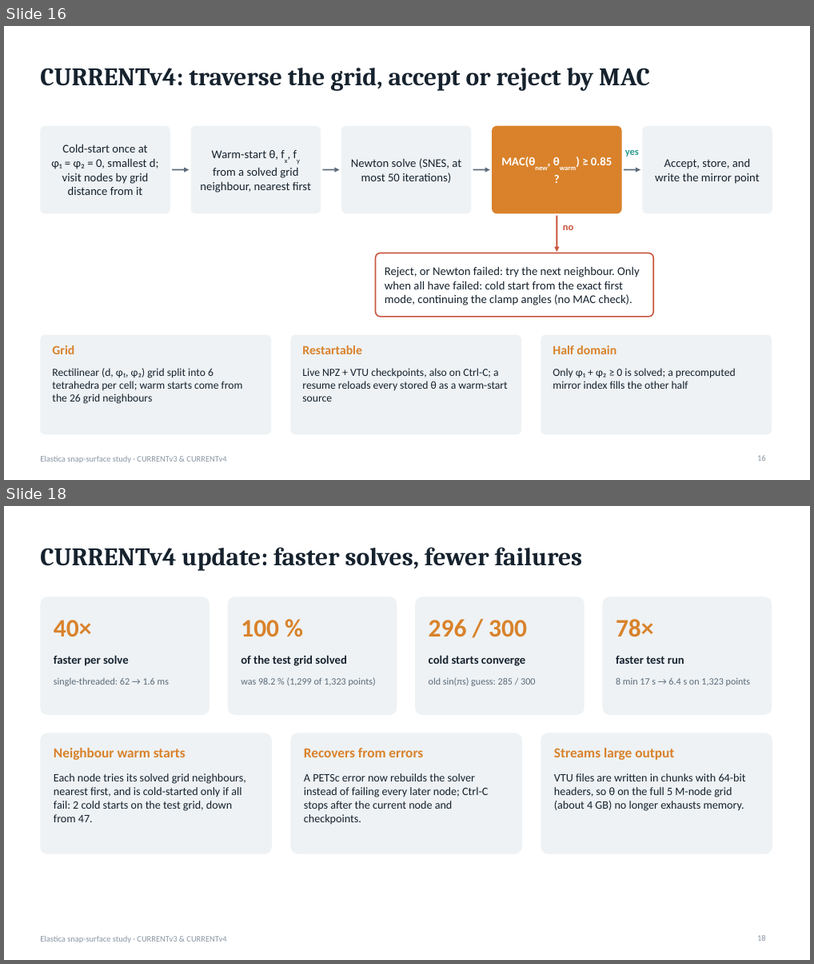
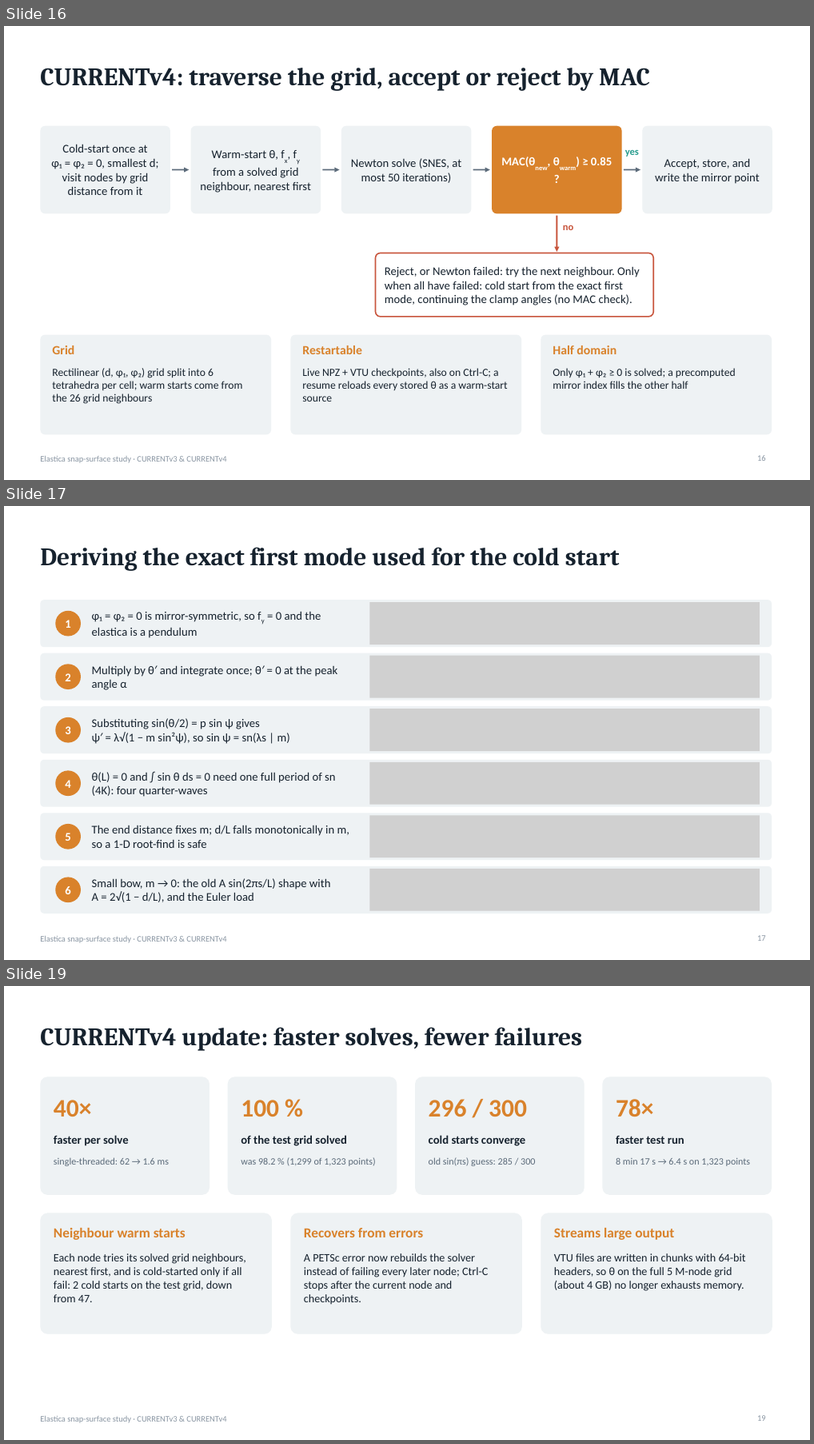
Before and after one commit to grraxx/elastica, a slide deck: presentation/elastica_snap_surface.pptx. Shown one above the other, each under a label of ours: slides 16 and 18 before the commit, slides 16, 17 and 19 after it; the slides between them are not shown. The pictures are 814x964 and 814x1444 pixels, drawn with LibreOffice and Linux fonts; fonts in the diff are those of the drawing; grey boxes stand for pictures. Boxes give left, top, right and bottom in pixels: in the first picture for what was removed or moved away, otherwise in the second. Text is boxed around its words. In the diff, an @@ line names an element or a change of style, - is before the commit and + after.

```diff
--- a/presentation/elastica_snap_surface.pptx
+++ b/presentation/elastica_snap_surface.pptx
@@ slide 17 added at [4,506,810,960], background #FFFFFF; not listed: 1 template element that a slide beside it also shows @@
@@ title added at [40,547,620,571], 30 pt, text #16222E, bold @@
+Deriving the exact first mode used for the cold start
@@ rounded rectangle added at [40,600,772,647], fill #EEF2F4 @@
@@ ellipse added at [55,611,81,636], fill #D9822B, 14 pt, text #FFFFFF, bold @@
+1
@@ text added at [92,611,321,638], 14 pt, text #16222E @@
+φ₁ = φ₂ = 0 is mirror-symmetric, so fy = 0 and the elastica is a pendulum
@@ picture added at [370,602,760,644] @@
@@ rounded rectangle added at [40,653,772,700], fill #EEF2F4 @@
@@ ellipse added at [55,664,81,689], fill #D9822B, 14 pt, text #FFFFFF, bold @@
+2
@@ text added at [92,665,338,690], 14 pt, text #16222E @@
+Multiply by θ′ and integrate once; θ′ = 0 at the peak angle α
@@ picture added at [370,656,760,698] @@
@@ rounded rectangle added at [40,706,772,753], fill #EEF2F4 @@
@@ ellipse added at [55,717,81,743], fill #D9822B, 14 pt, text #FFFFFF, bold @@
+3
@@ text added at [92,718,290,744], 14 pt, text #16222E @@
+Substituting sin(θ/2) = p sin ψ gives ψ′ = λ√(1 − m sin²ψ), so sin ψ = sn(λs | m)
@@ picture added at [370,708,760,751] @@
@@ rounded rectangle added at [40,760,772,807], fill #EEF2F4 @@
@@ picture added at [370,762,760,804] @@
@@ ellipse added at [55,770,81,796], fill #D9822B, 14 pt, text #FFFFFF, bold @@
+4
@@ text added at [92,772,335,796], 14 pt, text #16222E @@
+θ(L) = 0 and ∫ sin θ ds = 0 need one full period of sn (4K): four quarter-waves
@@ rounded rectangle added at [40,812,772,860], fill #EEF2F4 @@
@@ picture added at [370,815,760,857] @@
@@ ellipse added at [55,824,81,849], fill #D9822B, 14 pt, text #FFFFFF, bold @@
+5
@@ text added at [92,824,350,848], 14 pt, text #16222E @@
+The end distance fixes m; d/L falls monotonically in m, so a 1-D root-find is safe
@@ rounded rectangle added at [40,866,772,913], fill #EEF2F4 @@
@@ ellipse added at [55,877,81,902], fill #D9822B, 14 pt, text #FFFFFF, bold @@
+6
@@ text added at [92,878,331,902], 14 pt, text #16222E @@
+Small bow, m → 0: the old A sin(2πs/L) shape with A = 2√(1 − d/L), and the Euler load
@@ picture added at [370,868,760,911] @@
@@ page number added at [758,935,766,940], 10 pt, text #8A96A3 @@
+17
@@ what was slide 18 is now slide 19 @@
```
Also in this commit, not shown: 1 slide changed.
